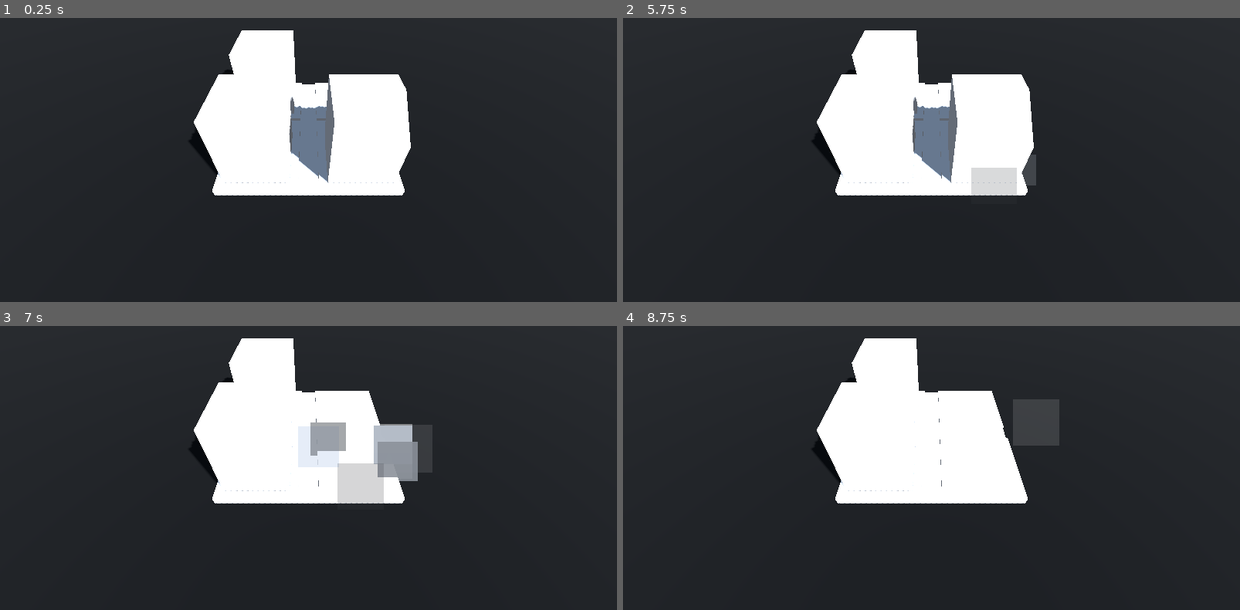
Above: before the commit, frames 1-4 (two rows, left to right).
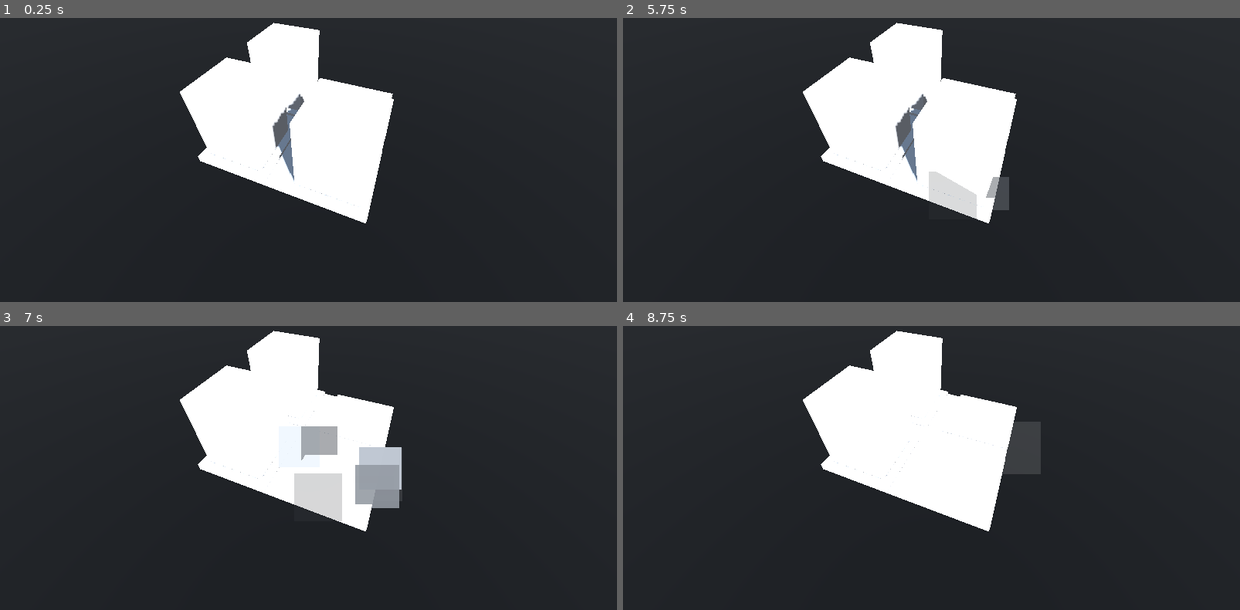
Above: after the commit, the same moments.

Repository: Ieida/Buddy-Up-Jam-Winter-2024
Game: Godot game, scene res://city/city.tscn
Same seed, same stepped clock (60 frames per second), same inputs: the game is played once before the commit and once after it. This scene is started directly instead of the project's main scene.
Inputs (mouse positions are in pixels of both pictures, inside the frame that each line leads up to):
- Up to frame 1 (0.25 s): no input
- Up to frame 2 (5.75 s): tap Enter at 0.5, 2, 3.5 s; move the mouse to (1067, 111) at 0.52 s; click (1067, 111) at 0.67 s; tap Space at 1.25, 2.75, 4.25 s; move the mouse to (808, 145) at 1.27 s; click (808, 145) at 1.42 s; move the mouse to (993, 52) at 2.02 s; click (993, 52) at 2.17 s; move the mouse to (900, 196) at 2.77 s; click (900, 196) at 2.92 s; move the mouse to (1116, 179) at 3.52 s; click (1116, 179) at 3.67 s; move the mouse to (746, 77) at 4.27 s; click (746, 77) at 4.42 s; move the mouse to (962, 128) at 5.02 s; click (962, 128) at 5.17 s
- Up to frame 3 (7 s): move the mouse to (215, 348) at 5.77 s; click (215, 348) at 5.92 s; move the mouse to (444, 419) at 6.52 s; click (444, 419) at 6.67 s
- Up to frame 4 (8.75 s): move the mouse to (808, 453) at 7.27 s; click (808, 453) at 7.42 s; move the mouse to (993, 360) at 8.02 s; click (993, 360) at 8.17 s

The runs differ from the first frame. In frame 1, 7.3% of the frame differs, in the area x 29-67%, y 1-73%; in frame 2, 8.4%; in frame 3, 7.4%; in frame 4, 5.6%.

Commit message:
Update city.tscn

Diff:
--- a/city/city.tscn
+++ b/city/city.tscn
@@ -87,7 +87,7 @@
 mesh = SubResource("PlaneMesh_a7cfc")
 
 [node name="CameraPivot" type="Marker3D" parent="."]
-transform = Transform3D(1, 0, 0, 0, 0.707107, 0.707107, 0, -0.707107, 0.707107, 1.25, 0, -1.25)
+transform = Transform3D(0.927184, -0.264887, 0.264887, 0, 0.707107, 0.707107, -0.374607, -0.655618, 0.655618, 1.25, 0, -1.25)
 
 [node name="Camera3D" type="Camera3D" parent="CameraPivot" node_paths=PackedStringArray("pivot")]
 transform = Transform3D(1, 0, 0, 0, 1, 0, 0, 0, 1, 0, 0, 6)
